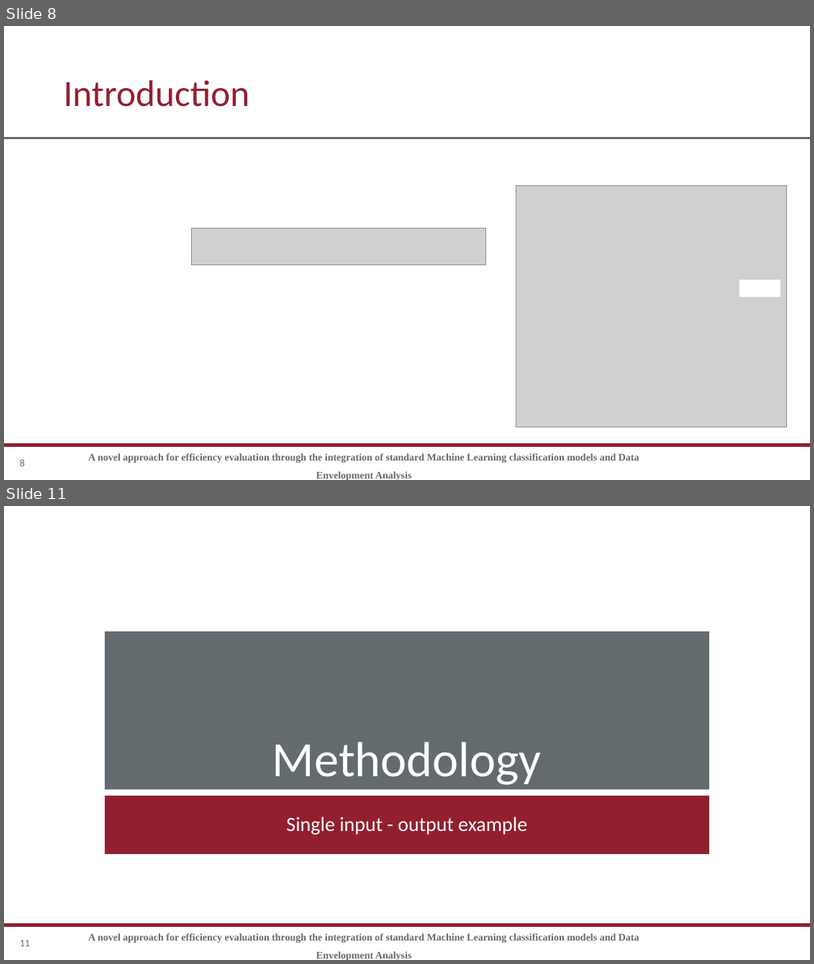
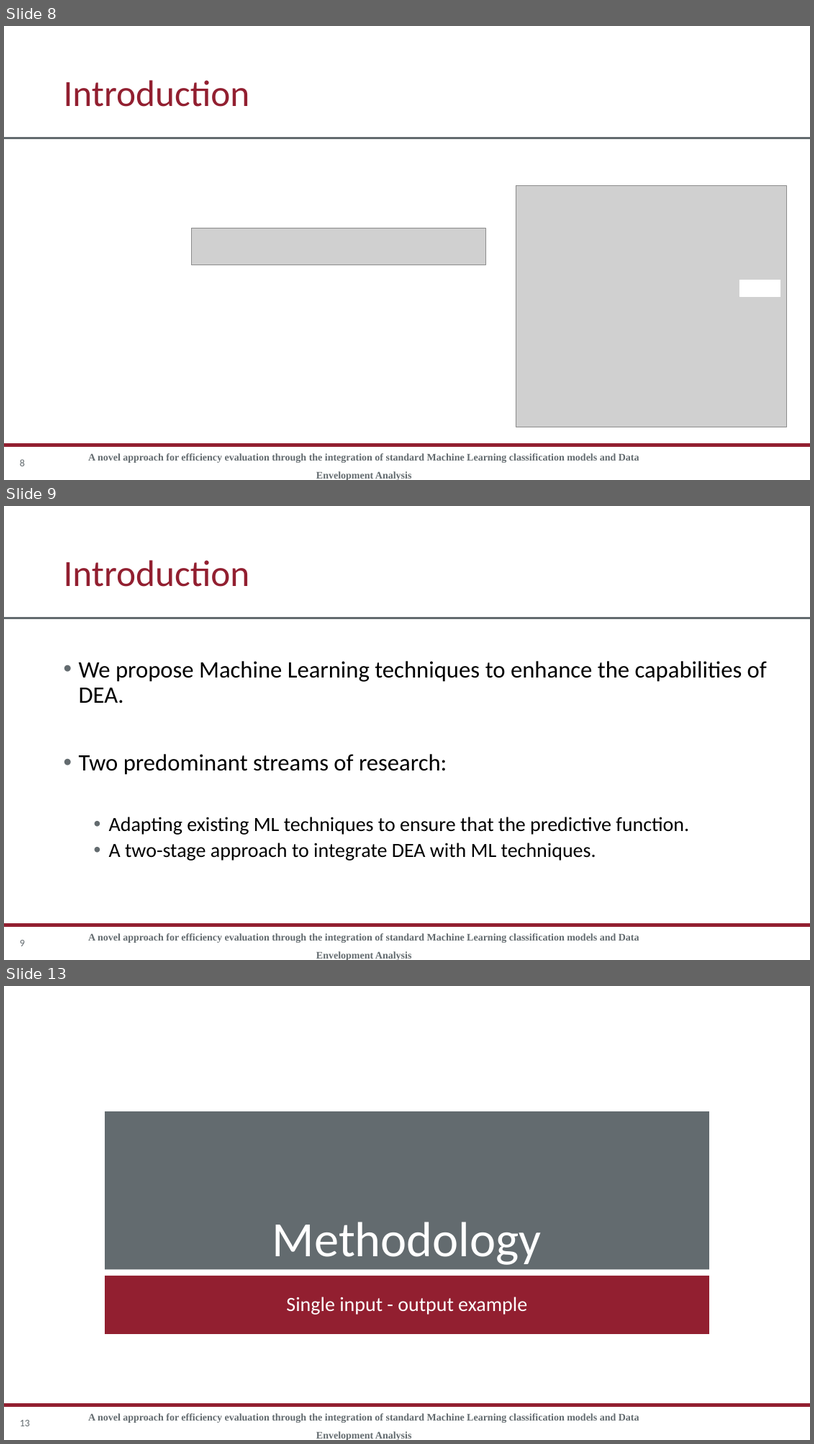
Before and after one commit to rgonzalezmoyano/Cafee, a slide deck: articulo 1 XAI/Presentación/Presentacion XAI cafee.pptx. Shown one above the other, each under a label of ours: slides 8 and 11 before the commit, slides 8, 9 and 13 after it; the slides between them are not shown. The pictures are 814x964 and 814x1444 pixels, drawn with LibreOffice and Linux fonts; fonts in the diff are those of the drawing; grey boxes stand for pictures; background and template pictures are left out. Boxes give left, top, right and bottom in pixels: in the first picture for what was removed or moved away, otherwise in the second. Text is boxed around its words. In the diff, an @@ line names an element or a change of style, - is before the commit and + after.

```diff
--- a/articulo 1 XAI/Presentación/Presentacion XAI cafee.pptx
+++ b/articulo 1 XAI/Presentación/Presentacion XAI cafee.pptx
@@ slide 9 added at box(4, 506, 810, 960), background #FFFFFF; not listed: 2 template elements that a slide beside it also shows @@
@@ title added at box(64, 560, 250, 587), 66 pt, text #921F30 @@
+Introduction
@@ text added at box(79, 661, 767, 860), 36 pt, text #000000 @@
+• We propose Machine Learning techniques to enhance the capabilities of DEA.
+• Two predominant streams of research:
+  • Adapting existing ML techniques to ensure that the predictive function.
+  • A two-stage approach to integrate DEA with ML techniques.
@@ text added at box(88, 933, 640, 960), 18 pt, text #636B6F, bold @@
+A novel approach for efficiency evaluation through the integration of standard Machine Learning classification models and Data Envelopment Analysis
@@ page number added at box(20, 939, 25, 946), 18 pt, text #636B6F @@
+9
@@ what was slide 11 is now slide 13 @@
@@ page number at box(20, 1419, 30, 1426): text changed @@
-11
+13
```
Also in this commit, not shown: 7 slides changed, 1 other slide added, 3 other files.
